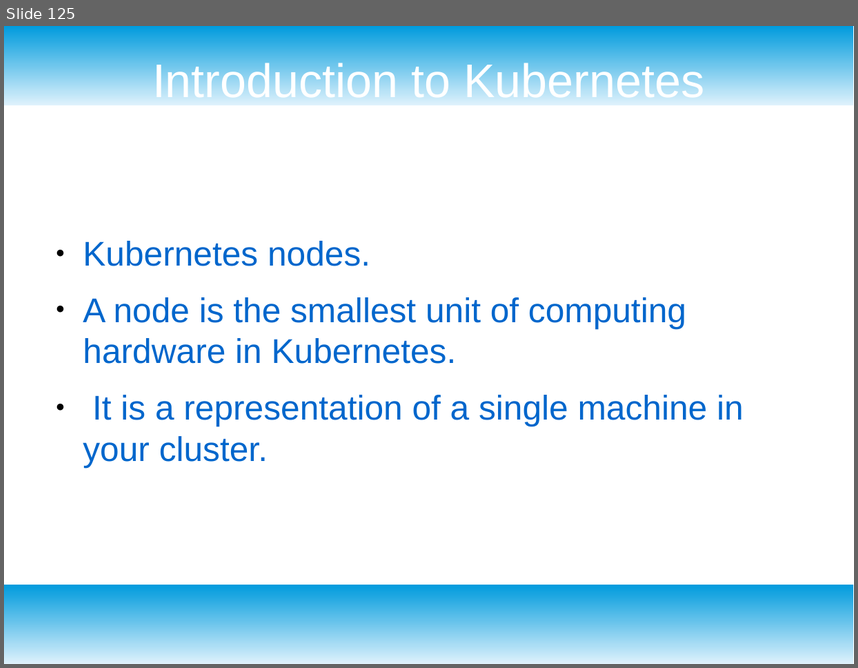
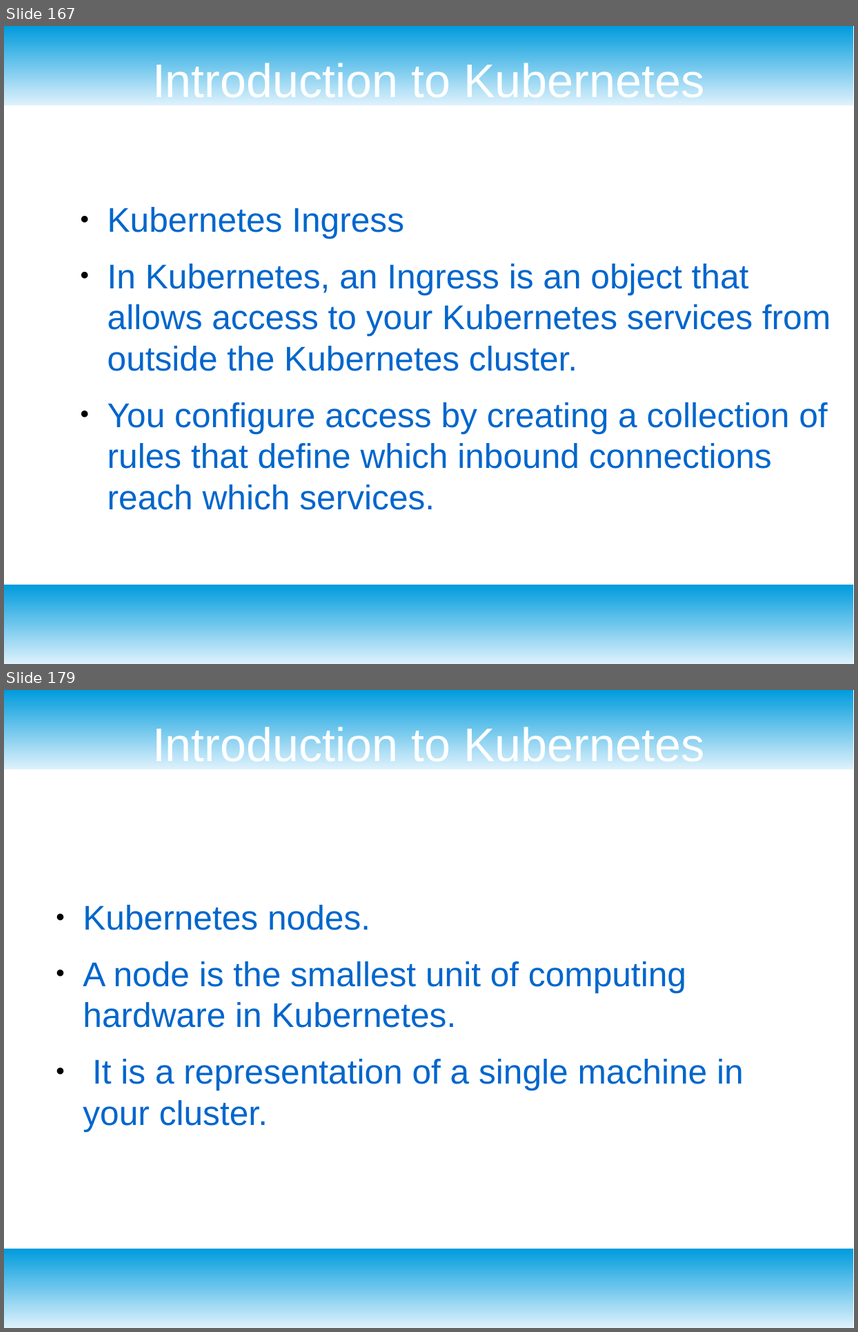
Before and after one commit to redmage123/kubernetes-course, a slide deck: docs/Kubernetes slides.odp. Shown one above the other, each under a label of ours: slide 125 before the commit, slides 167 and 179 after it; the slides between them are not shown. The pictures are 858x668 and 858x1332 pixels, drawn with LibreOffice and Linux fonts; fonts in the diff are those of the drawing. Boxes give left, top, right and bottom in pixels: in the first picture for what was removed or moved away, otherwise in the second. Text is boxed around its words. In the diff, an @@ line names an element or a change of style, - is before the commit and + after.

```diff
--- a/docs/Kubernetes slides.odp
+++ b/docs/Kubernetes slides.odp
@@ slide 167 added at box(4, 26, 854, 664), background #FFFFFF; not listed: 2 template elements that a slide beside it also shows @@
@@ title added at box(152, 59, 704, 105), 44 pt, text #FFFFFF @@
+Introduction to Kubernetes
@@ text added at box(107, 207, 831, 510), 32 pt, text #0066CC @@
+● Kubernetes Ingress
+● In Kubernetes, an Ingress is an object that allows access to your Kubernetes services from outside the Kubernetes cluster.
+● You configure access by creating a collection of rules that define which inbound connections reach which services.
@@ what was slide 125 is now slide 179 @@
```
Also in this commit, not shown: 117 other slides added, 18 other files.
